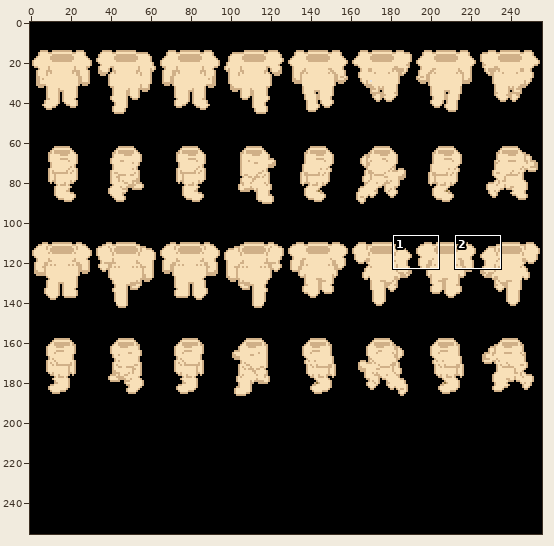
Sprite sheet, stored at trunk/Grh/109.PNG. The first picture is a wide view before the edit; the outline marks the close-up.
Close-up. The starting point:
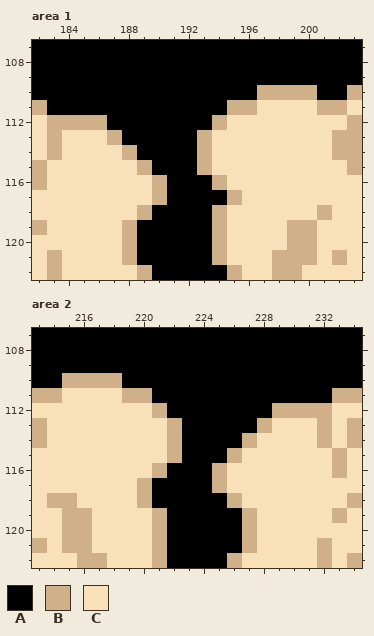
The file is 256x256 pixels. Shown: area 1: x 182..203, y 107..122; area 2: x 213..234, y 107..122. The commit also changed other parts of the picture, which this record leaves out.
Palette (. is transparent): A #000000  B #d0b088  C #f8e0b8
Pixels before, area 1, first column x 182:
107 AAAAAAAAAAAAAAAAAAAAAA
108 AAAAAAAAAAAAAAAAAAAAAA
109 AAAAAAAAAAAAAAAAAAAAAA
110 AAAAAAAAAAAAAAABBBBAAB
111 BAAAAAAAAAAAABBCCCCBBC
112 CBBBBAAAAAAABCCCCCCCCB
113 CBCCCBAAAAABCCCCCCCCBB
114 CBCCCCBAAAABCCCCCCCCBB
115 BCCCCCCBAAABCCCCCCCCCB
116 BCCCCCCCBAAABCCCCCCCCC
117 CCCCCCCCBAAAABCCCCCCCC
118 CCCCCCCBAAAABCCCCCCBCC
119 BCCCCCBAAAAABCCCCBBCCC
120 CCCCCCBAAAAABCCCCBBCCC
121 CBCCCCBAAAAABCCCBBBCBC
122 CBCCCCCBAAAAABCCBBCCCC
Pixels before, area 2, first column x 213:
107 AAAAAAAAAAAAAAAAAAAAAA
108 AAAAAAAAAAAAAAAAAAAAAA
109 AAAAAAAAAAAAAAAAAAAAAA
110 AABBBBAAAAAAAAAAAAAAAA
111 BBCCCCBBAAAAAAAAAAAABB
112 CCCCCCCCBAAAAAAABBBBCC
113 BCCCCCCCCBAAAAABCCCBCB
114 BCCCCCCCCBAAAABCCCCBCB
115 CCCCCCCCCBAAABCCCCCCBC
116 CCCCCCCCBAAABCCCCCCCBC
117 CCCCCCCBAAAABCCCCCCCCC
118 CBBCCCCBAAAAABCCCCCCCB
119 CCBBCCCCBAAAAABCCCCCBC
120 CCBBCCCCBAAAAABCCCCCCC
121 BCBBCCCCBAAAAABCCCCBCC
122 CCCBBCCCBAAAABCCCCCBCB
Once edited:
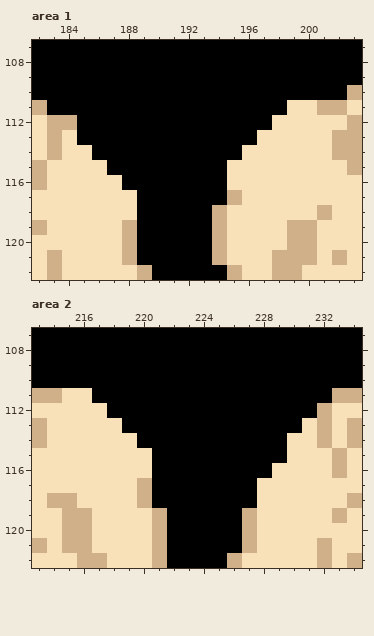
What changed:
{"where": "area 1"}
{"y":110,"x":197,"old":"BBBB","new":"AAAA"}
{"y":111,"x":195,"old":"BBCC","new":"AAAA"}
{"y":112,"x":185,"old":"BB","new":"AA"}
{"y":112,"x":194,"old":"BCCC","new":"AAAA"}
{"y":113,"x":185,"old":"CCB","new":"AAA"}
{"y":113,"x":193,"old":"BCCC","new":"AAAA"}
{"y":114,"x":186,"old":"CCB","new":"AAA"}
{"y":114,"x":193,"old":"BCC","new":"AAA"}
{"y":115,"x":187,"old":"CCB","new":"AAA"}
{"y":115,"x":193,"old":"BC","new":"AA"}
{"y":116,"x":188,"old":"CCB","new":"AAA"}
{"y":116,"x":194,"old":"B","new":"A"}
{"y":117,"x":189,"old":"CB","new":"AA"}
{"y":118,"x":189,"old":"B","new":"A"}
{"where": "area 2"}
{"y":110,"x":215,"old":"BBBB","new":"AAAA"}
{"y":111,"x":217,"old":"CCBB","new":"AAAA"}
{"y":112,"x":218,"old":"CCCB","new":"AAAA"}
{"y":112,"x":229,"old":"BBB","new":"AAA"}
{"y":113,"x":219,"old":"CCCB","new":"AAAA"}
{"y":113,"x":228,"old":"BCC","new":"AAA"}
{"y":114,"x":220,"old":"CCB","new":"AAA"}
{"y":114,"x":227,"old":"BCC","new":"AAA"}
{"y":115,"x":221,"old":"CB","new":"AA"}
{"y":115,"x":226,"old":"BCCC","new":"AAAA"}
{"y":116,"x":221,"old":"B","new":"A"}
{"y":116,"x":225,"old":"BCCC","new":"AAAA"}
{"y":117,"x":225,"old":"BCC","new":"AAA"}
{"y":118,"x":226,"old":"BC","new":"AA"}
